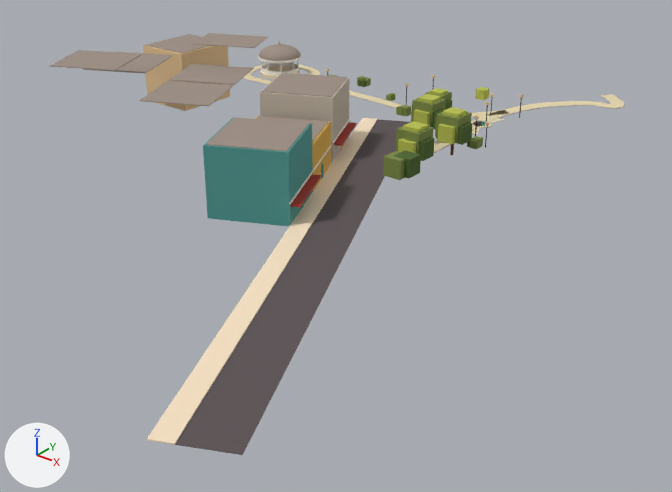
Two versions of the glTF model newcity/chunk_-1_0.glb, one commit apart.
The view is the same before and after, from a camera (50 mm lens) standing at (72.2, -150.9, 53.5) and looking at (-11.7, -46.0, -11.5). Arrows for +X, +Y and +Z are at lower left; the lights stay in place. The picture after the commit comes second. Vertices at exactly the same position are counted once.

The first picture shows 'chunk_-1_0__building', 'chunk_-1_0__feat_bandstand', 'chunk_-1_0__ground', 'chunk_-1_0__tree' and 1 more.
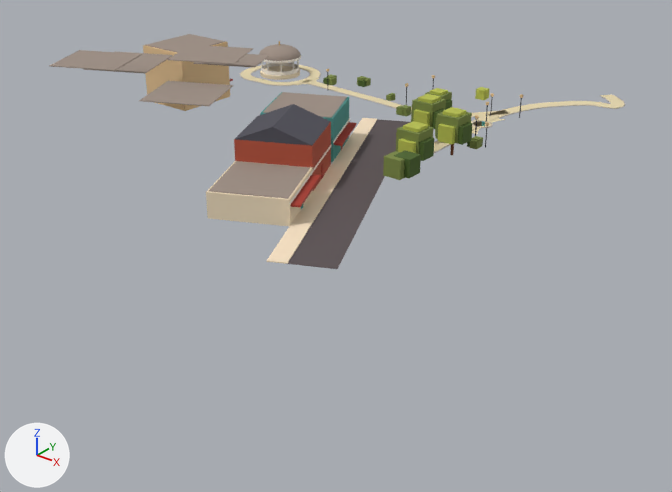
Boxes [x1, y1, x2, y2] around the edits, measured in the pictures (672 x 492 px; the box of a moved part takes in the faces that stretch with it):
'chunk_-1_0__ground', reshaped (19% narrower, 47% shorter)
    before: [147, 64, 625, 455]
    after: [240, 64, 625, 269]
'chunk_-1_0__building', reshaped
    before: [49, 33, 357, 226]
    after: [49, 34, 357, 226]
part 1 of me_bld_vee_right3, moved or reshaped
    before: [206, 117, 310, 152]
    after: [209, 161, 310, 199]
part 2 of me_bld_vee_right3, moved or reshaped
    before: [262, 73, 347, 97]
    after: [263, 92, 347, 118]
part 3 of me_bld_vee_right3, moved or reshaped
    before: [169, 64, 254, 85]
    after: [168, 45, 253, 64]
part 4 of me_bld_vee_right3, moved or reshaped
    before: [192, 33, 268, 48]
    after: [193, 54, 269, 68]
part 5 of me_bld_vee_right3, deleted
    before: [256, 116, 328, 143]
part 6 of me_bld_vee_right3, reshaped
    after: [235, 104, 331, 146]
part 7 of me_bld_vee_right3, recoloured (cyan to beige)
    before: [203, 117, 313, 226]
    after: [206, 161, 313, 226]
part 8 of me_bld_vee_right3, recoloured (orange to red)
    before: [255, 116, 331, 191]
    after: [234, 122, 331, 191]
part 9 of me_bld_vee_right3, recoloured
    before: [260, 73, 350, 162]
    after: [260, 92, 349, 162]
part 10 of me_walk_vee_right_walk0, moved or reshaped
    before: [147, 128, 386, 455]
    after: [267, 128, 386, 269]

Diff of the bpy script that builds the scene:
```diff
--- a/newcity/chunk_-1_0.glb.py
+++ b/newcity/chunk_-1_0.glb.py
@@ mat_nc_brick @@
+mat_nc_brick = principled_material('nc_brick')
+mat_nc_brick.base_color = (0.462, 0.0844, 0.0437)  # red #b5523b
+mat_nc_brick.roughness = 0.9
@@ me_bld_vee_right3 @@
 # verts and faces of me_bld_vee_right3; kept vertices keep their numbers, new ones are numbered from 192
-me_bld_vee_right3.from_pydata(...)  # 192 vertices, 288 faces; spans x -65.9..-4.6, y -68.9..-23.4, z 0.0..14.3
+me_bld_vee_right3.from_pydata(...)  # 186 vertices, 282 faces; spans x -65.9..-4.6, y -68.9..-23.4, z 0.0..14.3
+# me_bld_vee_right3 part 1: the loose piece of 8 vertices spanning x -21.4..-6.0, y -68.5..-52.8, z 10.8..10.9 is moved by (0.0, 0.0, -6.8)
+# me_bld_vee_right3 part 2: the loose piece of 8 vertices spanning x -32.2..-17.0, y -45.4..-30.2, z 10.8..10.9 is moved by (0.0, 0.0, -3.4)
+# me_bld_vee_right3 part 3: the loose piece of 8 vertices spanning x -48.4..-33.6, y -50.0..-35.7, z 10.8..10.9 is moved by (0.0, 0.0, 3.4)
+# me_bld_vee_right3 part 4: the loose piece of 8 vertices spanning x -52.2..-38.3, y -40.1..-27.7, z 14.2..14.3 is moved by (0.0, 0.0, -3.4)
+# me_bld_vee_right3 part 5: the loose piece of 8 vertices spanning x -26.4..-11.4, y -57.2..-42.4, z 7.4..7.5 is deleted
+# me_bld_vee_right3 part 6
+for i in [2, 3, 6, 7]: verts[i] += (0.0, 0.0, -6.8)
+for i in [170, 171, 174, 175]: verts[i] += (0.0, 0.0, -3.4)
+verts[192] = (-16.4, -55.0, 9.8)  # pixel (272, 127)
+verts[193] = (-21.3, -44.6, 9.8)  # pixel (293, 104)
+faces += [(162, 192, 193), (162, 193, 166), (167, 193, 192), (163, 167, 192), (162, 163, 192), (166, 193, 167)]  # mat_nc_roof_slate (dark grey #4f4e58)
+# me_bld_vee_right3 part 7: 12 faces spanning x -21.8..-5.6, y -68.9..-52.4, z 0.0..4.0 switch from mat_nc_teal (cyan #4f9a94) to mat_nc_cream (beige #f1dfc0)
+# me_bld_vee_right3 part 8: 12 faces spanning x -26.8..-11.0, y -57.6..-42.0, z 0.0..7.4 switch from mat_nc_mustard (orange #e0b04a) to mat_nc_brick (red #b5523b)
+# me_bld_vee_right3 part 9: 12 faces spanning x -32.6..-16.6, y -45.8..-29.8, z 0.0..7.4 switch from mat_nc_stone (light grey #c8bcac) to mat_nc_teal (cyan #4f9a94)
 me_bld_vee_right3.materials.append(mat_nc_roof)
@@ me_bld_vee_right3 @@
 me_bld_vee_right3.materials.append(mat_nc_mustard_light)
+me_bld_vee_right3.materials.append(mat_nc_roof_slate)  # dark grey #4f4e58
@@ me_walk_vee_right_walk0 @@
-me_walk_vee_right_walk0.from_pydata(...)  # 2134 vertices, 3408 faces; spans x -66.6..23.6, y -107.5..23.0, z 0.0..0.2
+me_walk_vee_right_walk0.from_pydata(...)  # 2134 vertices, 3408 faces; spans x -66.6..8.1, y -73.6..23.0, z 0.0..0.2
+# me_walk_vee_right_walk0 part 10
+for i in [0, 3, 4, 7, 8, 11, 12, 15]: me_walk_vee_right_walk0.vertices[i].co += Vector((-16.1, 33.9, 0.0))
 me_walk_vee_right_walk0.materials.append(mat_nc_path_cream_light)
```
